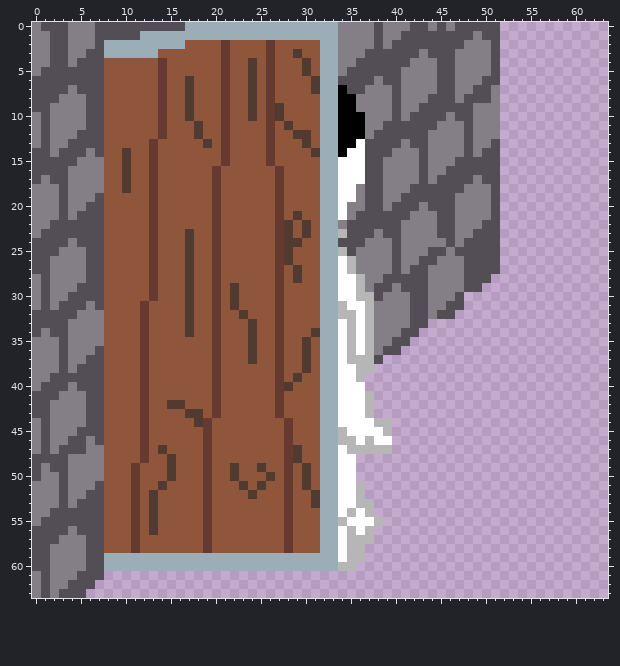
Edited in one commit: pixel-art sprite (ressources/images/perso/fin/BlindManWalkingInDoor11.png). The first picture shows the starting point.
The file is 64x64 pixels.
After the commit:
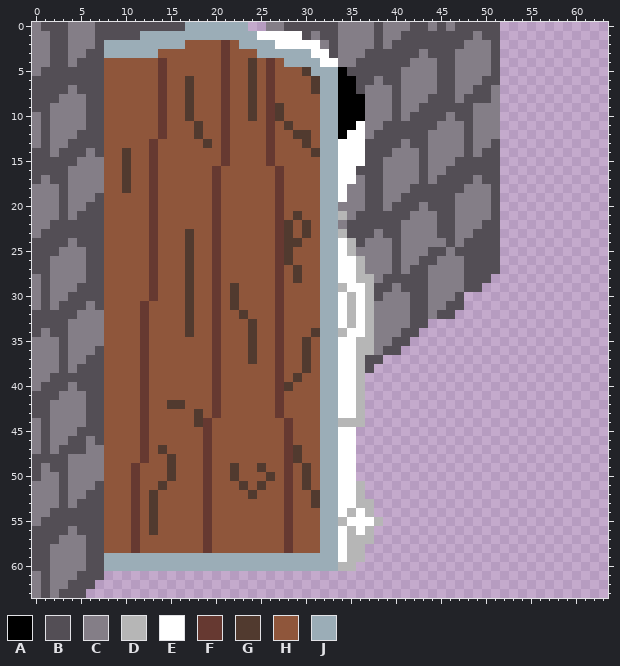
Palette (. is transparent): A #000000  B #534e55  C #847e87  D #b6b6b6  E #ffffff  F #663931  G #513a2f  H #8f563b  J #9badb7
The exact change:
Changed rows in their new state; - is an unchanged pixel.
first column x 17:
 0 -------..CCBBBBBB------
 1 --------EEEEEBCBB------
 2 ------JJJJEEEEECB------
 3 --------JJJJJJEEB------
 4 -----------JJJJEE------
 5 --------------J--A-----
 6 -----------------AA----
 7 ------------------A----
 8 -------------------A---
 9 -------------------A---
11 -------------------E---
12 ------------------EE---
13 -----------------EE----
14 -----------------E-----
16 -------------------B---
17 -------------------C---
18 ------------------C----
19 ------------------C----
20 -----------------C-----
21 -----------------D-----
24 -----------------ED----
25 -----------------ED----
26 ------------------ED---
27 ------------------ED---
28 --------------------D--
29 -----------------D-ED--
30 ------------------DE---
31 -----------------ED----
32 -----------------E-----
34 -----------------DE----
35 ------------------ED---
36 ------------------ED---
37 ------------------E-B--
38 --------------------B--
40 -------------------D---
41 -------------------D.--
42 -------------------D.--
43 H------------------D.--
44 -----------------DDD...
45 -----------------E-....
46 -----------------EE....
47 ------------------E....
Where, in picture pixels (left, top, right, bottom), the same in both pictures:
changed: (239, 22, 392, 454)
changed: (185, 409, 194, 418)
